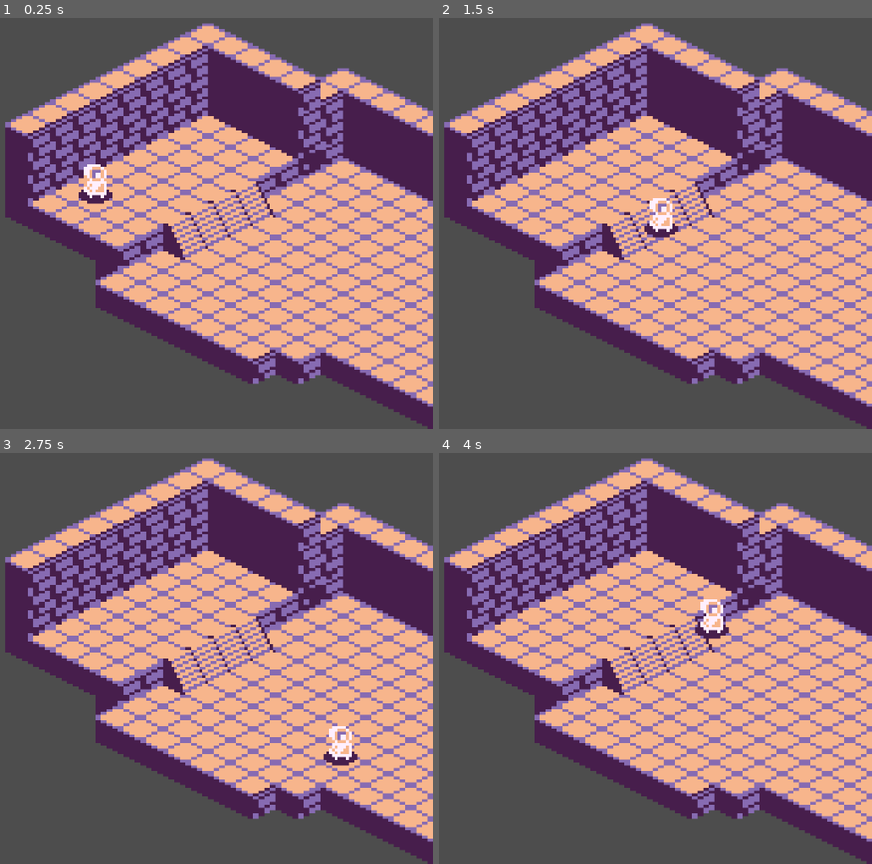
Above: before the commit, frames 1-4 (two rows, left to right).
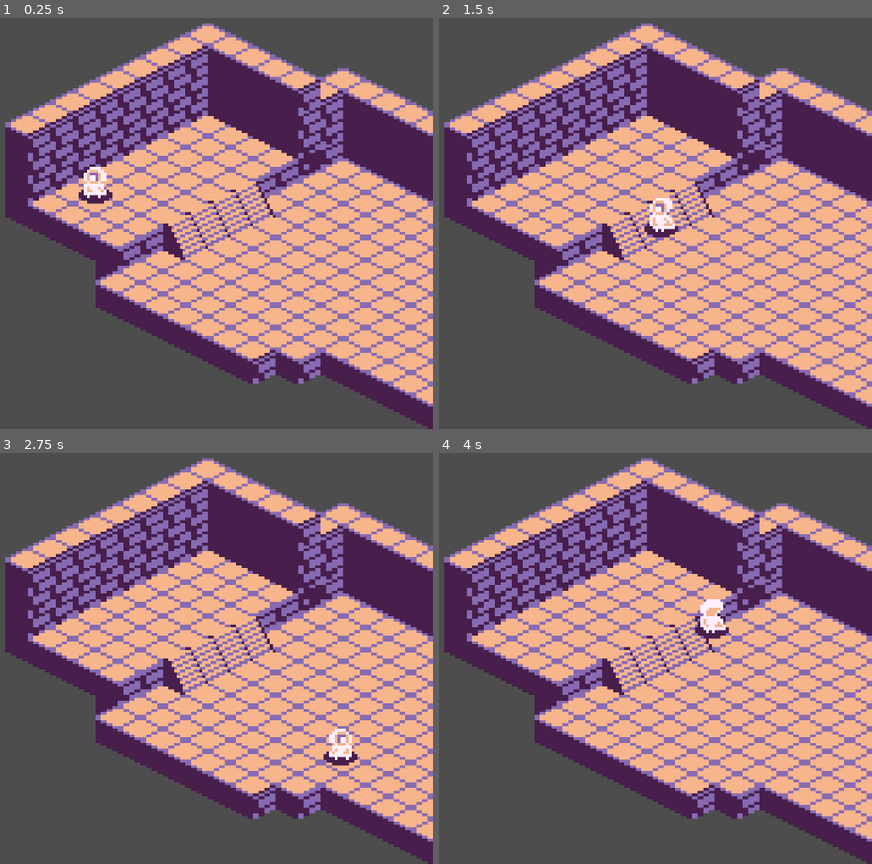
Above: after the commit, the same moments.

Repository: chrisjusto/WizardDungeon
Game: Godot game, scene res://World.tscn
Same seed, same stepped clock (60 frames per second), same inputs: the game is played once before the commit and once after it.
Inputs:
- Up to frame 1 (0.25 s): no input
- Up to frame 2 (1.5 s): hold Right (ui_right) 0.53-1.28 s; hold Down (ui_down) from 1.28 s (still down)
- Up to frame 3 (2.75 s): release Down (ui_down) at 2.03 s; hold Right (ui_right) from 2.03 s (still down)
- Up to frame 4 (4 s): release Right (ui_right) at 2.78 s; hold Up (ui_up) 2.78-3.53 s; hold Left (ui_left) from 3.53 s (still down)

The runs differ from the first frame. In frame 1, 0.2% of the frame differs, in the area x 19-25%, y 35-44%; in frame 2, 0.2%; in frame 3, 0.2%; in frame 4, 0.2%.

Commit message:
basecharacterupdate

Diff:
--- a/wizard-dungeon-v-2/actors/base_character.gd
+++ b/wizard-dungeon-v-2/actors/base_character.gd
@@ -1,11 +1,24 @@
 extends CharacterBody2D
 
-@onready var animationplayer: AnimatedSprite2D = $AnimatedSprite2D
 @onready var sprite: AnimatedSprite2D = $AnimatedSprite2D
 @onready var collision: CollisionShape2D = $CollisionShape2D
 var speed = 60
 const acceleration: int = 10
 const friction: int = 30
+
+enum State {
+	IDLE,
+	WALKING
+}
+
+enum Facing {
+	UP,
+	DOWN,
+	RIGHT,
+	LEFT
+}
+var current_state = State.IDLE
+var current_direction = Facing.DOWN
 
 func _physics_process(delta: float) -> void:
 		 #Get raw input
@@ -13,15 +26,69 @@
 		Input.get_action_strength("ui_right") - Input.get_action_raw_strength("ui_left"),
 		Input.get_action_strength("ui_down") - Input.get_action_raw_strength("ui_up")
 	).normalized()
-
+	if(input.x == 0 && input.y == 0):
+		current_state = State.IDLE
+	elif(input.y < 0):
+		current_state = State.WALKING
+		current_direction = Facing.UP
+	elif(input.y > 0):
+		current_state = State.WALKING
+		current_direction = Facing.DOWN
+	elif(input.x > 0):
+		current_state = State.WALKING
+		current_direction = Facing.LEFT
+	elif(input.x < 0):
+		current_state = State.WALKING
+		current_direction = Facing.RIGHT
+	#elif(input.x > 0 && input.y > 0):
+		#current_state = State.WALKING
+		#current_direction = Facing.UP
+	#elif(input.x > 0 && input.y < 0):
+		#current_state = State.WALKING
+		#current_direction = Facing.LEFT
+	#elif(input.x < 0 && input.y < 0):
+		#current_state = State.WALKING
+		#current_direction = Facing.RIGHT
+	#elif(input.x < 0 && input.y > 0):
+		#current_state = State.WALKING
+		#current_direction = Facing.DOWN
 
 	velocity = input * speed
 	move_and_slide()
 	global_position = global_position.round()
-	print(global_position)
+	print(State)
+	print(Facing)
+	update_animation()
 
-func _process(delta):
 
-	#sprite.global_position = lerp(sprite.global_position, global_position, 10*delta)
-	#print(sprite.global_position)
-	pass
+
+func update_animation():
+	match current_state:
+		State.IDLE:
+			match current_direction:
+				Facing.UP:
+					sprite.animation = ("Idle_BackRight")
+					sprite.play()
+				Facing.DOWN:
+					sprite.animation = ("Idle_FrontLeft")
+					sprite.play()
+				Facing.LEFT:
+					sprite.animation =("Idle_FrontRight")
+					sprite.play()
+				Facing.RIGHT:
+					sprite.animation =("Idle_BackLeft")
+					sprite.play()
+		State.WALKING:
+			match current_direction:
+				Facing.UP:
+					sprite.animation =("Walk_BackRight")
+					sprite.play()
+				Facing.DOWN:
+					sprite.animation =("Walk_FrontLeft")
+					sprite.play()
+				Facing.LEFT:
+					sprite.animation =("Walk_FrontRight")
+					sprite.play()
+				Facing.RIGHT:
+					sprite.animation =("Walk_BackLeft")
+					sprite.play()
--- a/wizard-dungeon-v-2/actors/base_character.tscn
+++ b/wizard-dungeon-v-2/actors/base_character.tscn
@@ -5,6 +5,30 @@
 
 [sub_resource type="ConvexPolygonShape2D" id="ConvexPolygonShape2D_3mu34"]
 points = PackedVector2Array(8, 0, 0, -4, -8, 0, 0, 4)
+
+[sub_resource type="AtlasTexture" id="AtlasTexture_3mu34"]
+atlas = ExtResource("1_ygarp")
+region = Rect2(32, 16, 16, 16)
+
+[sub_resource type="AtlasTexture" id="AtlasTexture_mpye3"]
+atlas = ExtResource("1_ygarp")
+region = Rect2(48, 16, 16, 16)
+
+[sub_resource type="AtlasTexture" id="AtlasTexture_lobac"]
+atlas = ExtResource("1_ygarp")
+region = Rect2(0, 16, 16, 16)
+
+[sub_resource type="AtlasTexture" id="AtlasTexture_btcf6"]
+atlas = ExtResource("1_ygarp")
+region = Rect2(16, 16, 16, 16)
+
+[sub_resource type="AtlasTexture" id="AtlasTexture_lcw74"]
+atlas = ExtResource("1_ygarp")
+region = Rect2(0, 0, 16, 16)
+
+[sub_resource type="AtlasTexture" id="AtlasTexture_ppnpu"]
+atlas = ExtResource("1_ygarp")
+region = Rect2(16, 0, 16, 16)
 
 [sub_resource type="AtlasTexture" id="AtlasTexture_k8owq"]
 atlas = ExtResource("1_ygarp")
@@ -14,8 +38,73 @@
 atlas = ExtResource("1_ygarp")
 region = Rect2(48, 0, 16, 16)
 
+[sub_resource type="AtlasTexture" id="AtlasTexture_dhc75"]
+atlas = ExtResource("1_ygarp")
+region = Rect2(0, 48, 16, 16)
+
+[sub_resource type="AtlasTexture" id="AtlasTexture_n7ps7"]
+atlas = ExtResource("1_ygarp")
+region = Rect2(16, 48, 16, 16)
+
+[sub_resource type="AtlasTexture" id="AtlasTexture_8pbyf"]
+atlas = ExtResource("1_ygarp")
+region = Rect2(32, 48, 16, 16)
+
+[sub_resource type="AtlasTexture" id="AtlasTexture_8aayx"]
+atlas = ExtResource("1_ygarp")
+region = Rect2(48, 48, 16, 16)
+
+[sub_resource type="AtlasTexture" id="AtlasTexture_2rln1"]
+atlas = ExtResource("1_ygarp")
+region = Rect2(0, 32, 16, 16)
+
+[sub_resource type="AtlasTexture" id="AtlasTexture_1silj"]
+atlas = ExtResource("1_ygarp")
+region = Rect2(16, 32, 16, 16)
+
+[sub_resource type="AtlasTexture" id="AtlasTexture_6sp3m"]
+atlas = ExtResource("1_ygarp")
+region = Rect2(32, 0, 16, 16)
+
+[sub_resource type="AtlasTexture" id="AtlasTexture_66t7w"]
+atlas = ExtResource("1_ygarp")
+region = Rect2(48, 0, 16, 16)
+
 [sub_resource type="SpriteFrames" id="SpriteFrames_mpye3"]
 animations = [{
+"frames": [{
+"duration": 1.0,
+"texture": SubResource("AtlasTexture_3mu34")
+}, {
+"duration": 1.0,
+"texture": SubResource("AtlasTexture_mpye3")
+}],
+"loop": true,
+"name": &"Idle_BackRight",
+"speed": 5.0
+}, {
+"frames": [{
+"duration": 1.0,
+"texture": SubResource("AtlasTexture_lobac")
+}, {
+"duration": 1.0,
+"texture": SubResource("AtlasTexture_btcf6")
+}],
+"loop": true,
+"name": &"Idle_Back_Left",
+"speed": 5.0
+}, {
+"frames": [{
+"duration": 1.0,
+"texture": SubResource("AtlasTexture_lcw74")
+}, {
+"duration": 1.0,
+"texture": SubResource("AtlasTexture_ppnpu")
+}],
+"loop": true,
+"name": &"Idle_FrontLeft",
+"speed": 5.0
+}, {
 "frames": [{
 "duration": 1.0,
 "texture": SubResource("AtlasTexture_k8owq")
@@ -24,9 +113,55 @@
 "texture": SubResource("AtlasTexture_hciu5")
 }],
 "loop": true,
-"name": &"default",
+"name": &"Idle_FrontRight",
+"speed": 5.0
+}, {
+"frames": [{
+"duration": 1.0,
+"texture": SubResource("AtlasTexture_dhc75")
+}, {
+"duration": 1.0,
+"texture": SubResource("AtlasTexture_n7ps7")
+}],
+"loop": true,
+"name": &"Walk_BackLeft",
+"speed": 5.0
+}, {
+"frames": [{
+"duration": 1.0,
+"texture": SubResource("AtlasTexture_8pbyf")
+}, {
+"duration": 1.0,
+"texture": SubResource("AtlasTexture_8aayx")
+}],
+"loop": true,
+"name": &"Walk_BackRight",
+"speed": 5.0
+}, {
+"frames": [{
+"duration": 1.0,
+"texture": SubResource("AtlasTexture_2rln1")
+}, {
+"duration": 1.0,
+"texture": SubResource("AtlasTexture_1silj")
+}],
+"loop": true,
+"name": &"Walk_FrontLeft",
+"speed": 5.0
+}, {
+"frames": [{
+"duration": 1.0,
+"texture": SubResource("AtlasTexture_6sp3m")
+}, {
+"duration": 1.0,
+"texture": SubResource("AtlasTexture_66t7w")
+}],
+"loop": true,
+"name": &"Walk_FrontRight",
 "speed": 5.0
 }]
+
+[sub_resource type="AnimationRootNode" id="AnimationRootNode_3mu34"]
 
 [node name="BaseCharacter" type="CharacterBody2D" unique_id=1064438478]
 safe_margin = 0.01
@@ -40,4 +175,10 @@
 physics_interpolation_mode = 1
 position = Vector2(0, -8)
 sprite_frames = SubResource("SpriteFrames_mpye3")
-frame_progress = 0.17497866
+animation = &"Idle_BackRight"
+
+[node name="AnimationTree" type="AnimationTree" parent="." unique_id=1999262233]
+tree_root = SubResource("AnimationRootNode_3mu34")
+anim_player = NodePath("../AnimationPlayer")
+
+[node name="AnimationPlayer" type="AnimationPlayer" parent="." unique_id=178268414]
